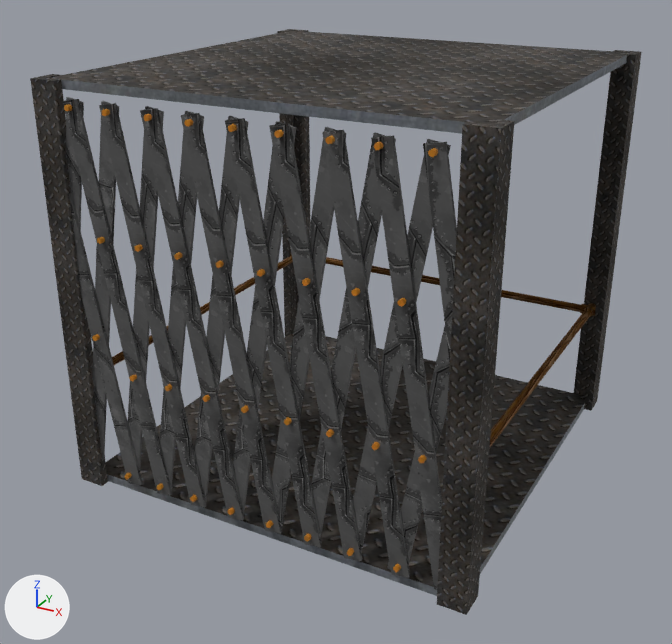
The FBX model data/model/other/fbx/Elevator.fbx as it was, and as the next commit left it.
Camera for both pictures: a camera (50 mm lens) standing at (3.87, -7.54, 5.03) and looking at (-0.11, -0.3, 1.41). Arrows for +X, +Y and +Z are at lower left; the lights stay in place. Where no turn or scale is listed for an object, it has been applied to the vertices.

Names of what the first picture shows: 'Base.014', 'Base.022'.
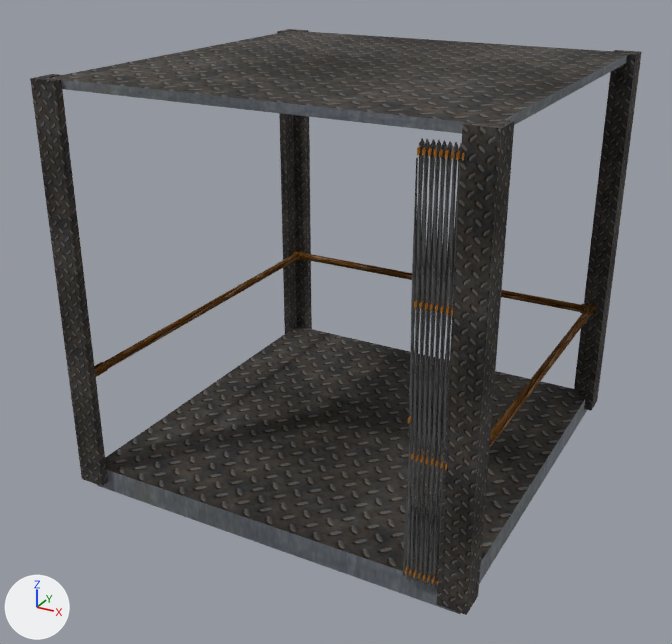
Location of each change, [x1, y1, x2, y2] in pixels of the pictures (672 x 644 px):
'Base.014', moved, rescaled (84% narrower, 9% shorter)
    before: [62, 97, 457, 590]
    after: [403, 138, 464, 588]
part 1 of me_メッシュ_022, added (black)
    after: [96, 326, 587, 614]
part 2 of me_メッシュ_022, deleted (black)
    before: [106, 332, 585, 596]

Patch to the scene script:
```diff
--- a/data/model/other/fbx/Elevator.fbx.py
+++ b/data/model/other/fbx/Elevator.fbx.py
@@ me_メッシュ_022 @@
 # used by ob_base_022; location = (0.0, 0.0, 0.0)
-me_メッシュ_022.from_pydata(...)  # 342 vertices, 346 faces; spans x -1.99..1.99, y -2.0..1.99, z 0.0..3.81
+me_メッシュ_022.from_pydata(...)  # 342 vertices, 346 faces; spans x -1.99..1.99, y -2.0..1.99, z -0.1..3.81
+# me_メッシュ_022 part 1: a new loose piece, a box spanning x -1.91..1.91, y -1.91..1.91, z -0.1..0.13, in mat_material__0 (picture img_elevator_png)
+# me_メッシュ_022 part 2: the loose piece of 8 vertices spanning x -1.91..1.91, y -1.91..1.91, z 0.0..0.08 is deleted
 me_メッシュ_022.materials.append(mat_material__0)
@@ ob_base_014 @@
 ob_base_014 = bpy.data.objects.new('Base.014', me_メッシュ_014)
-ob_base_014.location = (0.0, 0.0, 0.0)
+ob_base_014.location = (1.6, 0.0, 0.0)
 ob_base_014.rotation_euler = (1.571, 0.0, 0.0)  # degrees (90, 0, 0)
+ob_base_014.scale = (0.1, 1.0, 1.0)
```
